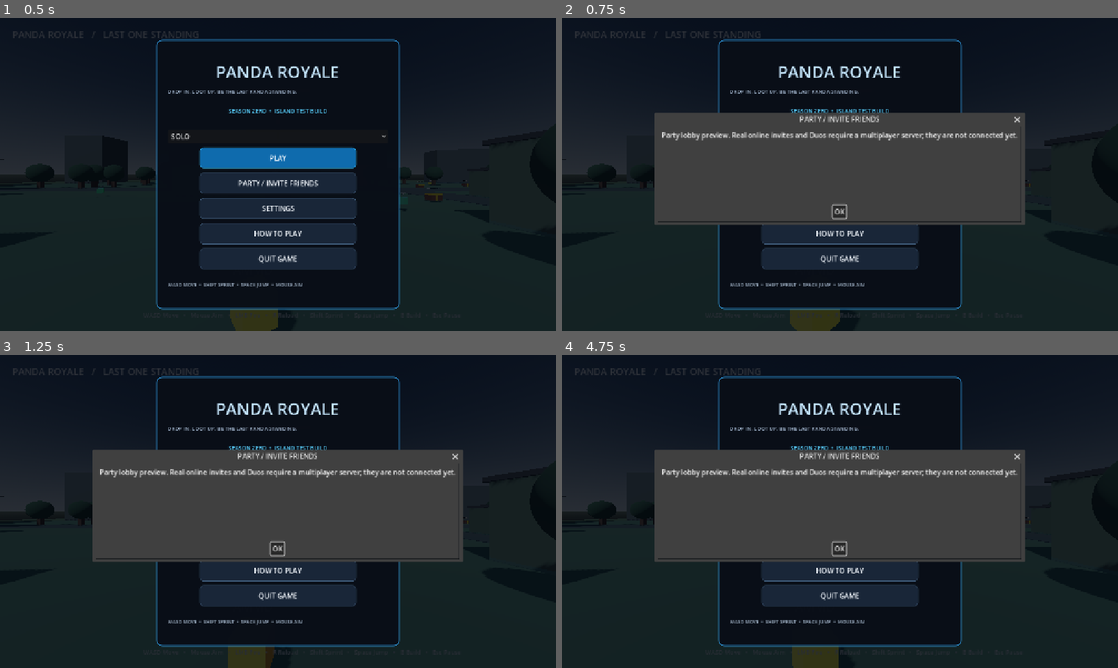
Above: before the commit, frames 1-4 (two rows, left to right).
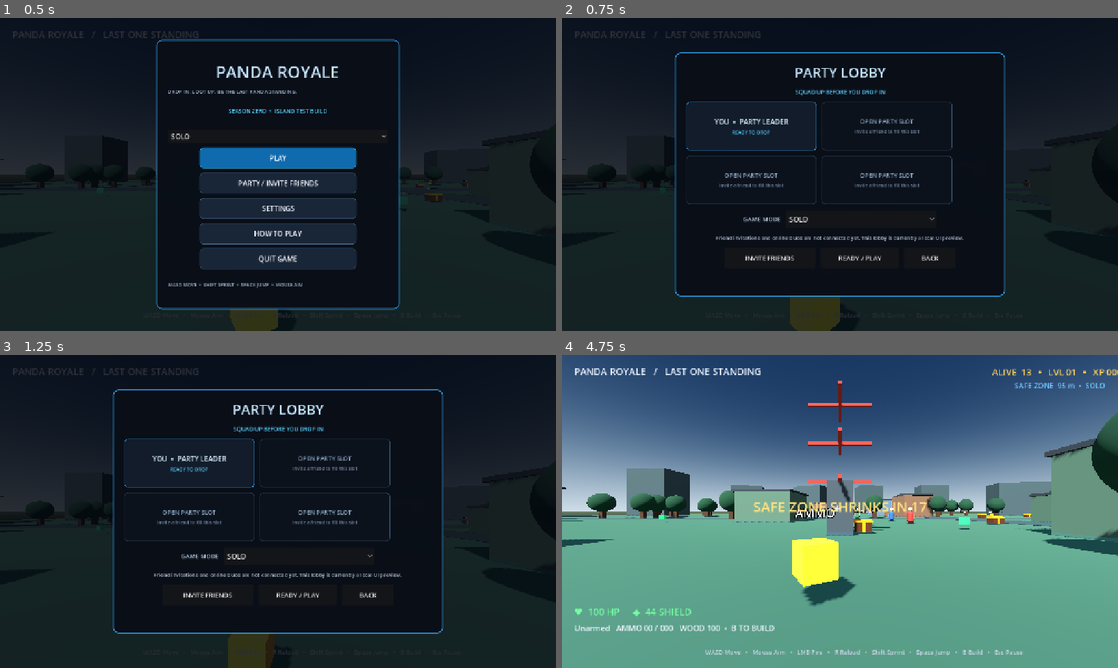
Above: after the commit, the same moments.

Repository: PandaManDev/Panda-Royale
Game: Godot game, scene res://Main.tscn
The game is run twice, just before and just after one commit, with the same random seed, the same clock (stepped at 60 frames per second) and the same inputs.
Inputs (mouse positions are in pixels of both pictures, inside the frame that each line leads up to):
- Up to frame 1 (0.5 s): no input
- Up to frame 2 (0.75 s): click "PARTY / INVITE FRIENDS" at 0.5 s
- Up to frame 3 (1.25 s): no input
- Up to frame 4 (4.75 s): click (767, 596) at 1.25 s, where only the run after the commit has a clickable "INVITE FRIENDS"; click (928, 596) at 2 s, where only the run after the commit has a clickable "BACK"; click "SOLO" at 2.75 s; click "SOLO" at 3.5 s; click "PLAY" at 4.25 s

Frame 1 is identical in both runs. In frame 2, 31% of the frame differs, in the area x 16-84%, y 6-94%; in frame 3, 31%; in frame 4, 99%, in the area x 0-100%, y 0-100%.

Commit message:
Replace default party popup with custom party lobby

Diff:
--- a/scripts/game.gd
+++ b/scripts/game.gd
@@ -576,12 +576,143 @@
         DisplayServer.window_set_mode(DisplayServer.WINDOW_MODE_FULLSCREEN)
 
 func _show_party_preview():
-    var dialog = AcceptDialog.new()
-    dialog.title = "PARTY / INVITE FRIENDS"
-    dialog.dialog_text = "Party lobby preview. Real online invites and Duos require a multiplayer server; they are not connected yet."
-    dialog.process_mode = Node.PROCESS_MODE_ALWAYS
-    menu_layer.add_child(dialog)
-    dialog.popup_centered(Vector2i(560, 220))
+    # Custom party panel instead of the default gray Godot AcceptDialog.
+    var existing = menu_layer.get_node_or_null("PartyPanel")
+    if existing:
+        existing.queue_free()
+
+    main_menu.visible = false
+    pause_menu.visible = false
+    settings_menu.visible = false
+    menu_layer.visible = true
+
+    var panel = _create_menu_panel("PartyPanel", Vector2(760, 560))
+    panel.anchor_left = 0.5
+    panel.anchor_top = 0.5
+    panel.anchor_right = 0.5
+    panel.anchor_bottom = 0.5
+    panel.offset_left = -380
+    panel.offset_top = -280
+    panel.offset_right = 380
+    panel.offset_bottom = 280
+    menu_layer.add_child(panel)
+
+    var outer = VBoxContainer.new()
+    outer.add_theme_constant_override("separation", 14)
+    panel.add_child(outer)
+
+    var heading = Label.new()
+    heading.text = "PARTY LOBBY"
+    heading.horizontal_alignment = HORIZONTAL_ALIGNMENT_CENTER
+    heading.add_theme_font_size_override("font_size", 32)
+    heading.add_theme_color_override("font_color", Color(0.78, 0.91, 1.0))
+    outer.add_child(heading)
+
+    var subtitle = Label.new()
+    subtitle.text = "SQUAD UP BEFORE YOU DROP IN"
+    subtitle.horizontal_alignment = HORIZONTAL_ALIGNMENT_CENTER
+    subtitle.add_theme_font_size_override("font_size", 13)
+    subtitle.add_theme_color_override("font_color", Color(0.35, 0.82, 1.0))
+    outer.add_child(subtitle)
+
+    var slots = GridContainer.new()
+    slots.columns = 2
+    slots.add_theme_constant_override("h_separation", 12)
+    slots.add_theme_constant_override("v_separation", 12)
+    outer.add_child(slots)
+
+    for i in range(4):
+        var slot = PanelContainer.new()
+        slot.custom_minimum_size = Vector2(300, 112)
+        var slot_style = StyleBoxFlat.new()
+        slot_style.bg_color = Color(0.07, 0.11, 0.17, 1.0) if i == 0 else Color(0.045, 0.07, 0.11, 1.0)
+        slot_style.border_color = Color(0.20, 0.65, 0.95, 0.95) if i == 0 else Color(0.19, 0.27, 0.36, 1.0)
+        slot_style.set_border_width_all(1)
+        slot_style.set_corner_radius_all(8)
+        slot.add_theme_stylebox_override("panel", slot_style)
+        slots.add_child(slot)
+
+        var slot_box = VBoxContainer.new()
+        slot_box.alignment = BoxContainer.ALIGNMENT_CENTER
+        slot_box.add_theme_constant_override("separation", 5)
+        slot.add_child(slot_box)
+
+        var player_name = Label.new()
+        player_name.text = "YOU  •  PARTY LEADER" if i == 0 else "OPEN PARTY SLOT"
+        player_name.horizontal_alignment = HORIZONTAL_ALIGNMENT_CENTER
+        player_name.add_theme_font_size_override("font_size", 16 if i == 0 else 14)
+        player_name.add_theme_color_override("font_color", Color(0.85, 0.94, 1.0) if i == 0 else Color(0.55, 0.65, 0.76))
+        slot_box.add_child(player_name)
+
+        var slot_state = Label.new()
+        slot_state.text = "READY TO DROP" if i == 0 else "Invite a friend to fill this slot"
+        slot_state.horizontal_alignment = HORIZONTAL_ALIGNMENT_CENTER
+        slot_state.add_theme_font_size_override("font_size", 11)
+        slot_state.add_theme_color_override("font_color", Color(0.35, 0.82, 1.0) if i == 0 else Color(0.45, 0.53, 0.63))
+        slot_box.add_child(slot_state)
+
+    var mode_row = HBoxContainer.new()
+    mode_row.alignment = BoxContainer.ALIGNMENT_CENTER
+    mode_row.add_theme_constant_override("separation", 12)
+    outer.add_child(mode_row)
+
+    var mode_label = Label.new()
+    mode_label.text = "GAME MODE"
+    mode_label.vertical_alignment = VERTICAL_ALIGNMENT_CENTER
+    mode_label.add_theme_font_size_override("font_size", 14)
+    mode_label.add_theme_color_override("font_color", Color(0.78, 0.86, 0.94))
+    mode_row.add_child(mode_label)
+
+    var mode_picker = OptionButton.new()
+    mode_picker.custom_minimum_size = Vector2(220, 40)
+    mode_picker.add_item("SOLO")
+    mode_picker.add_item("DUOS (NETWORKING NOT CONNECTED)")
+    mode_picker.selected = 1 if selected_mode == "DUOS" else 0
+    mode_picker.item_selected.connect(func(index): selected_mode = "DUOS" if index == 1 else "SOLO")
+    mode_row.add_child(mode_picker)
+
+    var note = Label.new()
+    note.text = "Friend invitations and online Duos are not connected yet. This lobby is currently a local UI preview."
+    note.autowrap_mode = TextServer.AUTOWRAP_WORD_SMART
+    note.horizontal_alignment = HORIZONTAL_ALIGNMENT_CENTER
+    note.add_theme_font_size_override("font_size", 12)
+    note.add_theme_color_override("font_color", Color(0.72, 0.77, 0.84))
+    outer.add_child(note)
+
+    var buttons = HBoxContainer.new()
+    buttons.alignment = BoxContainer.ALIGNMENT_CENTER
+    buttons.add_theme_constant_override("separation", 12)
+    outer.add_child(buttons)
+
+    var invite_button = Button.new()
+    invite_button.text = "INVITE FRIENDS"
+    invite_button.custom_minimum_size = Vector2(210, 48)
+    invite_button.add_theme_font_size_override("font_size", 15)
+    invite_button.pressed.connect(func():
+        note.text = "Online friend invites are not configured yet. A multiplayer service and friend identity system must be connected first."
+    )
+    buttons.add_child(invite_button)
+
+    var ready_button = Button.new()
+    ready_button.text = "READY / PLAY"
+    ready_button.custom_minimum_size = Vector2(180, 48)
+    ready_button.add_theme_font_size_override("font_size", 15)
+    ready_button.pressed.connect(func():
+        panel.queue_free()
+        _start_match()
+    )
+    buttons.add_child(ready_button)
+
+    var back_button = Button.new()
+    back_button.text = "BACK"
+    back_button.custom_minimum_size = Vector2(120, 48)
+    back_button.add_theme_font_size_override("font_size", 15)
+    back_button.pressed.connect(func():
+        panel.queue_free()
+        main_menu.visible = true
+        menu_layer.visible = true
+    )
+    buttons.add_child(back_button)
 
 func try_open_chest(opener):
     for node in get_children():
